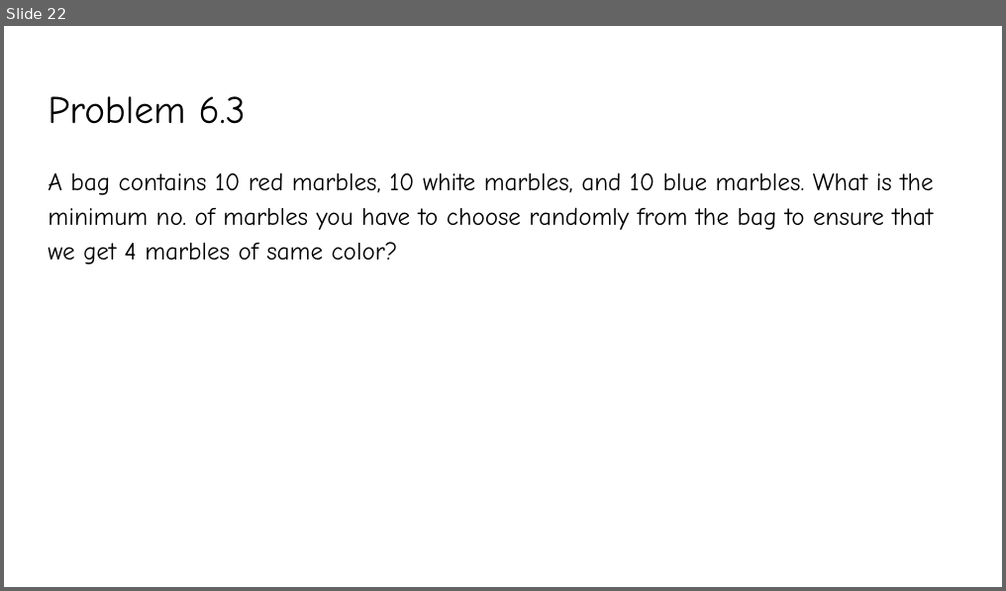
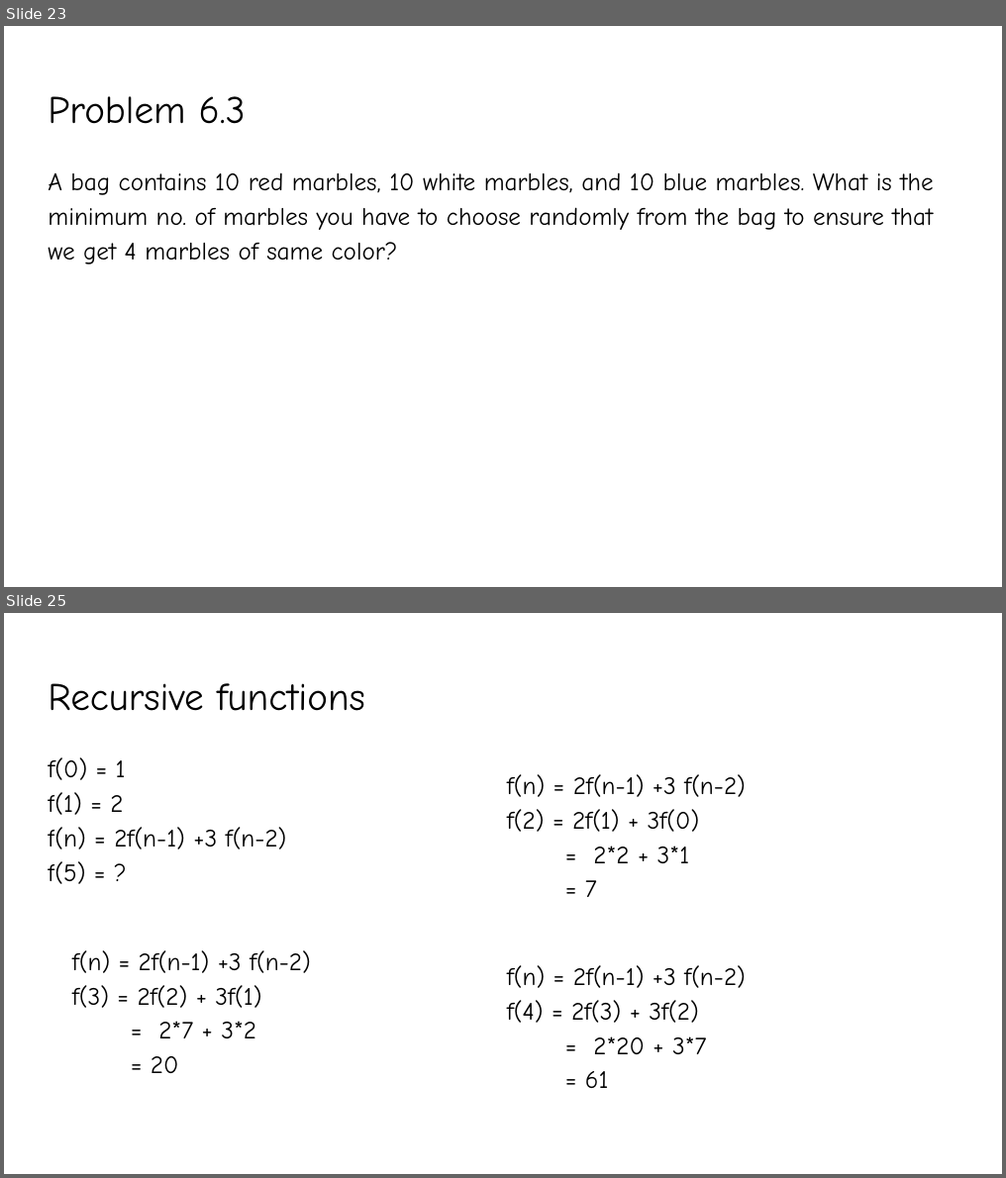
Before and after one commit to YeasirRayhanPrince/yeasirrayhanprince.github.io, a slide deck: cse106/slides/Lecture7.pptx. Shown one above the other, each under a label of ours: slide 22 before the commit, slides 23 and 25 after it; the slides between them are not shown. The pictures are 1006x591 and 1006x1178 pixels, drawn with LibreOffice and Linux fonts; fonts in the diff are those of the drawing. Boxes give left, top, right and bottom in pixels: in the first picture for what was removed or moved away, otherwise in the second. Text is boxed around its words. In the diff, an @@ line names an element or a change of style, - is before the commit and + after.

```diff
--- a/cse106/slides/Lecture7.pptx
+++ b/cse106/slides/Lecture7.pptx
@@ slide 25 added at <box>4,613,1002,1174</box>, background #FFFFFF @@
@@ title added at <box>48,683,365,711</box>, 28 pt, text #000000 @@
+Recursive functions
@@ text added at <box>48,758,287,884</box>, 18 pt, text #000000 @@
+f(0) = 1
+f(1) = 2
+f(n) = 2f(n-1) +3 f(n-2)
+f(5) = ?
@@ text added at <box>507,774,746,897</box>, 18 pt, text #000000 @@
+f(n) = 2f(n-1) +3 f(n-2)
+f(2) = 2f(1) + 3f(0)
+= 2*2 + 3*1
+= 7
@@ text added at <box>72,951,311,1073</box>, 18 pt, text #000000 @@
+f(n) = 2f(n-1) +3 f(n-2)
+f(3) = 2f(2) + 3f(1)
+= 2*7 + 3*2
+= 20
@@ text added at <box>507,965,746,1088</box>, 18 pt, text #000000 @@
+f(n) = 2f(n-1) +3 f(n-2)
+f(4) = 2f(3) + 3f(2)
+= 2*20 + 3*7
+= 61
@@ what was slide 22 is now slide 23 @@
```
Also in this commit, not shown: 17 slides changed, 2 other slides added, 1 other file.
